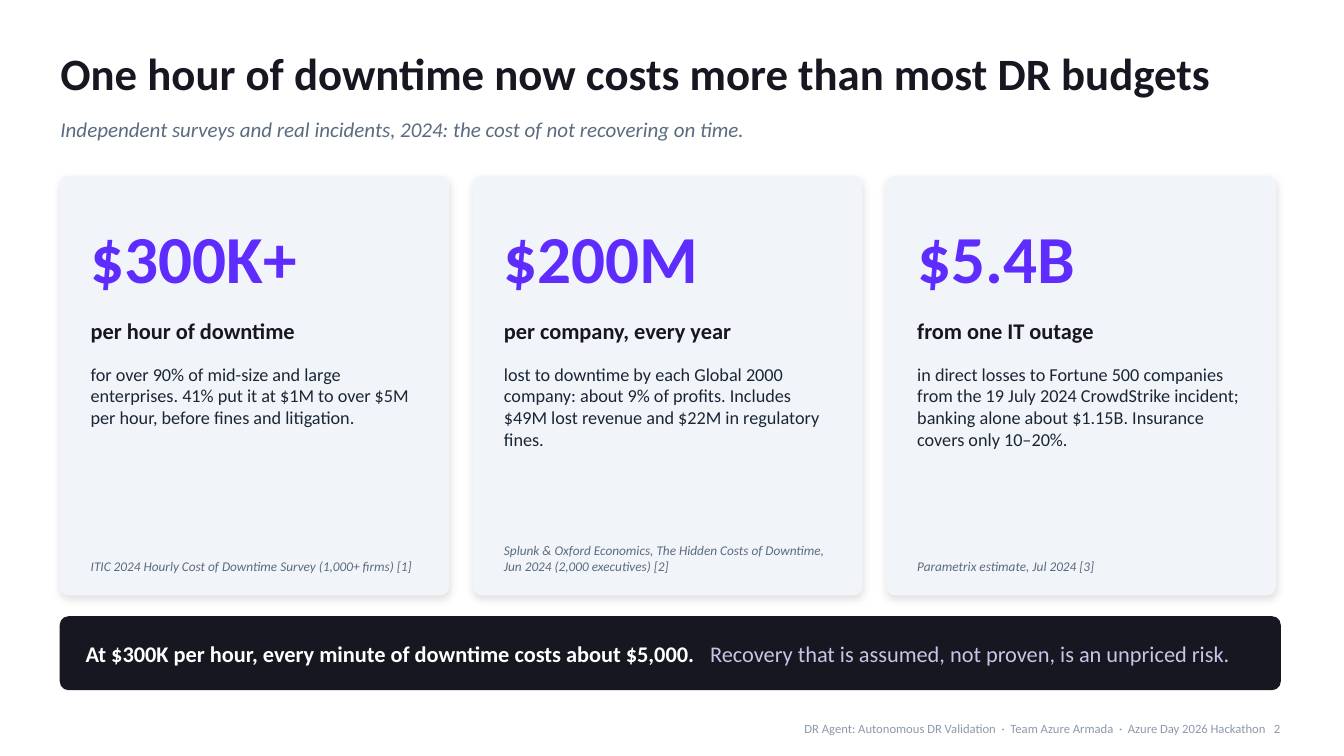
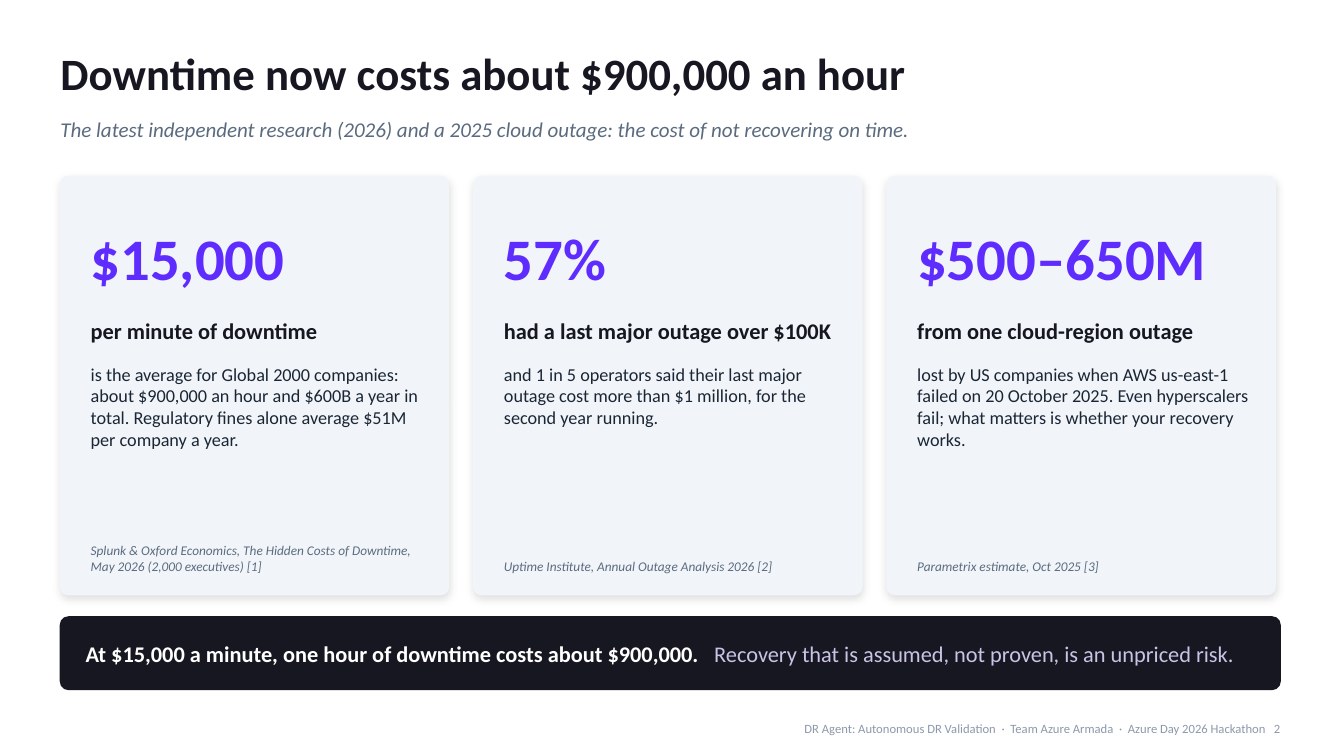
Before and after one commit to kishalr-virtusa/Azure-Armada, a slide deck: slide 2 of docs/deck/DR-Agent-Azure-Day-2026.pptx. Drawn at 1344x756 pixels with LibreOffice and Linux fonts; fonts in the diff are those of the drawing. Boxes give left, top, right and bottom in pixels: in the first picture for what was removed or moved away, otherwise in the second. Text is boxed around its words. In the diff, an @@ line names an element or a change of style, - is before the commit and + after.

```diff
--- a/docs/deck/DR-Agent-Azure-Day-2026.pptx
+++ b/docs/deck/DR-Agent-Azure-Day-2026.pptx
@@ text at bbox=[60, 58, 905, 96]: text changed @@
-One hour of downtime now costs more than most DR budgets
+Downtime now costs about $900,000 an hour
@@ text at bbox=[60, 122, 909, 141]: text changed @@
-Independent surveys and real incidents, 2024: the cost of not recovering on time.
+The latest independent research (2026) and a 2025 cloud outage: the cost of not recovering on time.
@@ text at bbox=[504, 239, 606, 281]: text changed; size 48 to 42 pt @@
-$200M
+57%
@@ text at bbox=[91, 241, 285, 288]: text changed; size 48 to 42 pt @@
-$300K+
+$15,000
@@ text at bbox=[917, 240, 1206, 287]: text changed; size 48 to 42 pt @@
-$5.4B
+$500–650M
@@ text at bbox=[91, 323, 317, 343]: text changed @@
-per hour of downtime
+per minute of downtime
@@ text at bbox=[504, 323, 830, 343]: text changed @@
-per company, every year
+had a last major outage over $100K
@@ text at bbox=[917, 323, 1193, 343]: text changed @@
-from one IT outage
+from one cloud-region outage
@@ text at bbox=[91, 368, 418, 449]: text changed @@
-for over 90% of mid-size and large enterprises. 41% put it at $1M to over $5M per hour, before fines and litigation.
+is the average for Global 2000 companies: about $900,000 an hour and $600B a year in total. Regulatory fines alone average $51M per company a year.
@@ text at bbox=[504, 368, 806, 427]: text changed @@
-lost to downtime by each Global 2000 company: about 9% of profits. Includes $49M lost revenue and $22M in regulatory fines.
+and 1 in 5 operators said their last major outage cost more than $1 million, for the second year running.
@@ text at bbox=[917, 368, 1249, 446]: text changed @@
-in direct losses to Fortune 500 companies from the 19 July 2024 CrowdStrike incident; banking alone about $1.15B. Insurance covers only 10–20%.
+lost by US companies when AWS us-east-1 failed on 20 October 2025. Even hyperscalers fail; what matters is whether your recovery works.
@@ text at bbox=[91, 546, 411, 573]: text changed @@
-ITIC 2024 Hourly Cost of Downtime Survey (1,000+ firms) [1]
+Splunk & Oxford Economics, The Hidden Costs of Downtime, May 2026 (2,000 executives) [1]
@@ text at bbox=[504, 561, 772, 573]: text changed @@
-Splunk & Oxford Economics, The Hidden Costs of Downtime, Jun 2024 (2,000 executives) [2]
+Uptime Institute, Annual Outage Analysis 2026 [2]
@@ text at bbox=[917, 561, 1099, 573]: text changed @@
-Parametrix estimate, Jul 2024 [3]
+Parametrix estimate, Oct 2025 [3]
@@ text at bbox=[86, 646, 1233, 666]: text changed @@
-At $300K per hour, every minute of downtime costs about $5,000. Recovery that is assumed, not proven, is an unpriced risk.
+At $15,000 a minute, one hour of downtime costs about $900,000. Recovery that is assumed, not proven, is an unpriced risk.
```
Also in this commit, not shown: 6 other slides changed, 2 other files.
